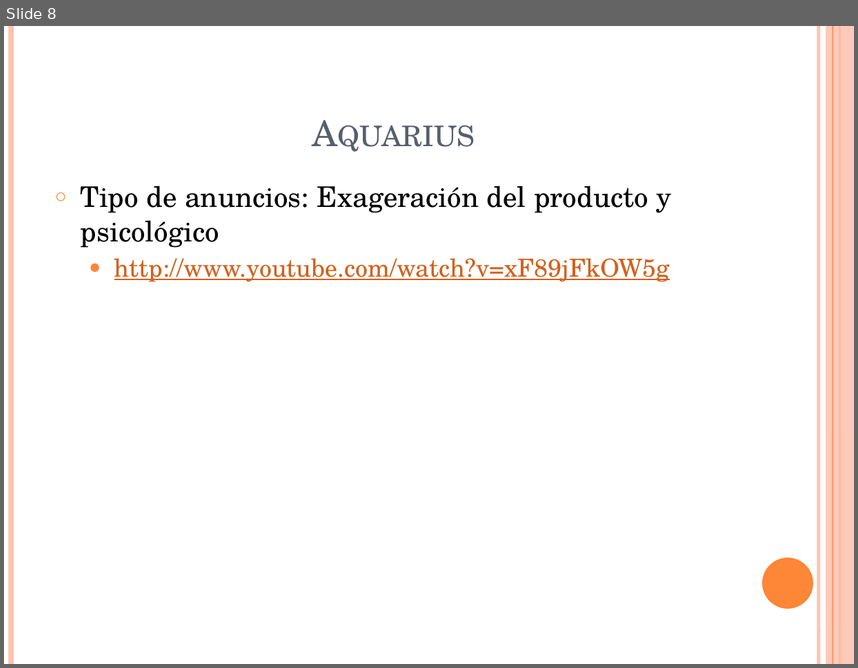
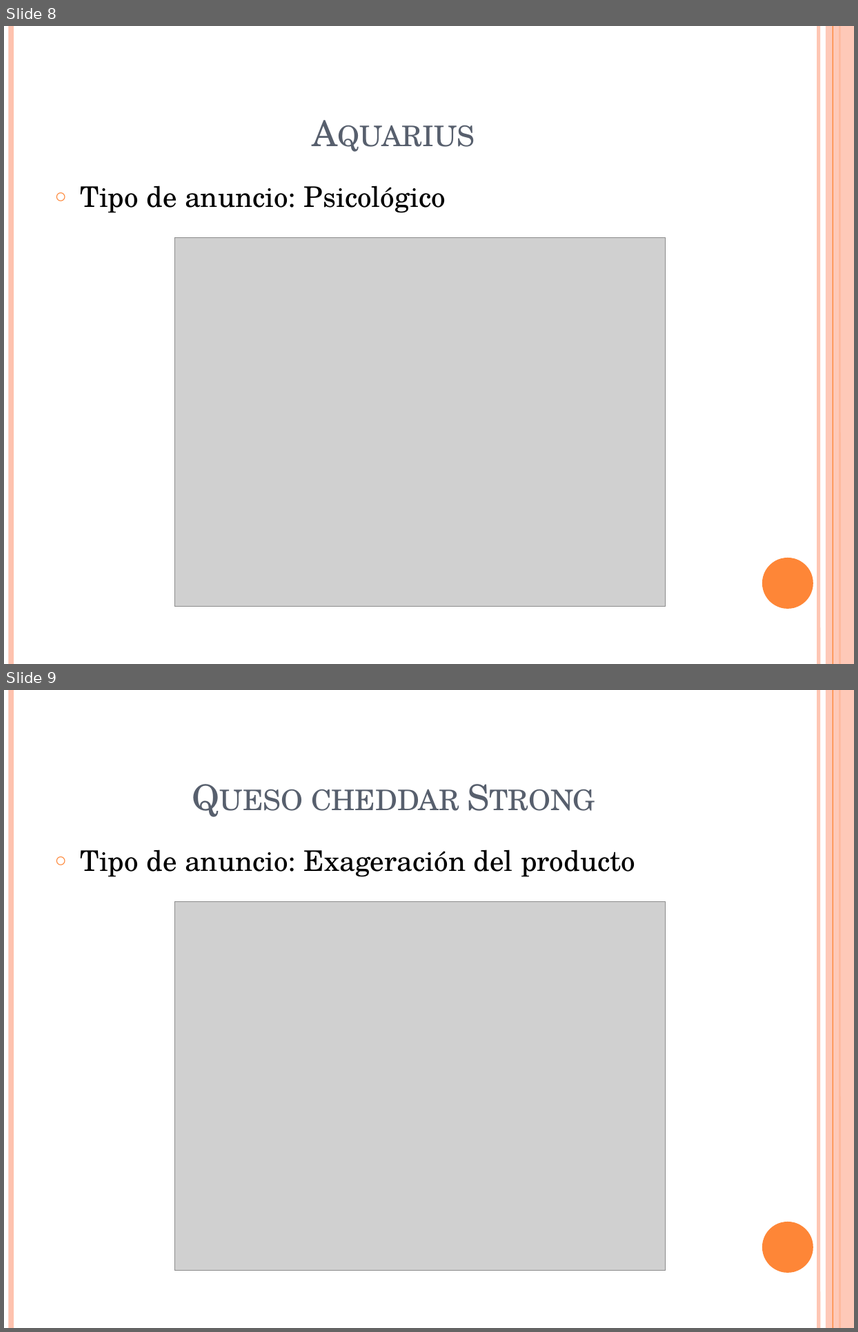
Before and after one commit to Sulley38/ProyectoEDA, a slide deck: docs/TIPOS DE ANUNCIOS.pptm. Shown one above the other, each under a label of ours: slide 8 before the commit, slides 8 and 9 after it. The pictures are 858x668 and 858x1332 pixels, drawn with LibreOffice and Linux fonts; fonts in the diff are those of the drawing; grey boxes stand for pictures. Boxes give left, top, right and bottom in pixels: in the first picture for what was removed or moved away, otherwise in the second. Text is boxed around its words. In the diff, an @@ line names an element or a change of style, - is before the commit and + after.

Commit message:
Anuncios EAE

```diff
--- a/docs/TIPOS DE ANUNCIOS.pptm
+++ b/docs/TIPOS DE ANUNCIOS.pptm
@@ slide 9 added at bbox=[4, 690, 854, 1328], background #FFFFFF; not listed: 6 template elements that a slide beside it also shows @@
@@ title added at bbox=[311, 789, 459, 811], 30 pt, text #575F6D, small capitals @@
+Queso cheddar Strong
@@ text added at bbox=[81, 849, 635, 877], 24 pt, text #000000 @@
+○ Tipo de anuncio: Exageración del producto
@@ picture added at bbox=[175, 902, 665, 1270] @@
@@ slide 8 changed as well @@
@@ text at bbox=[81, 185, 446, 213]: text changed @@
-○ Tipo de anuncios: Exageración del producto y psicológico
-  ● http://www.youtube.com/watch?v=xF89jFkOW5g
+○ Tipo de anuncio: Psicológico
@@ picture added at bbox=[175, 238, 665, 606] @@
```
Also in this commit, not shown: 7 other slides changed, 1 other slide added, 1 slide removed, 2 other files.
